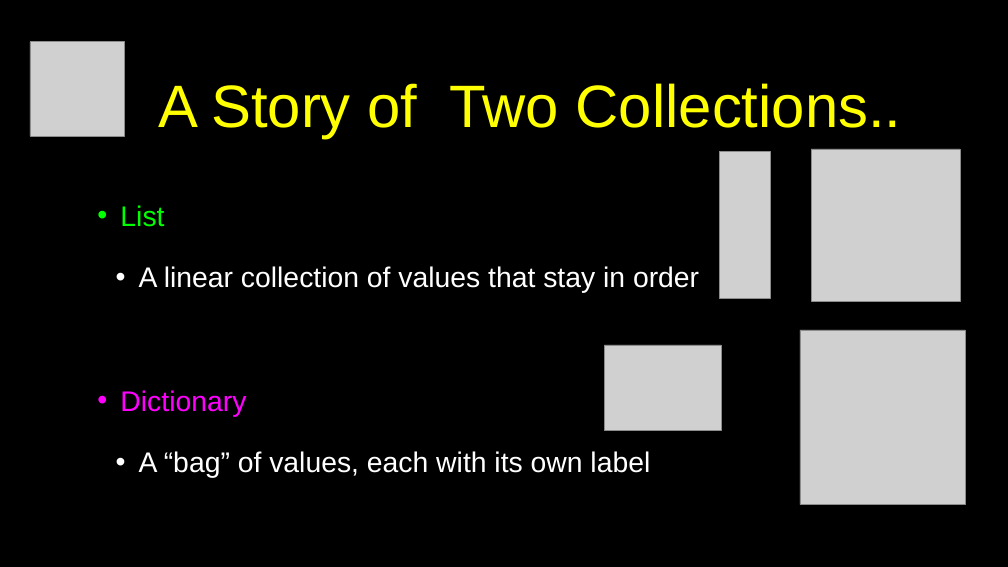
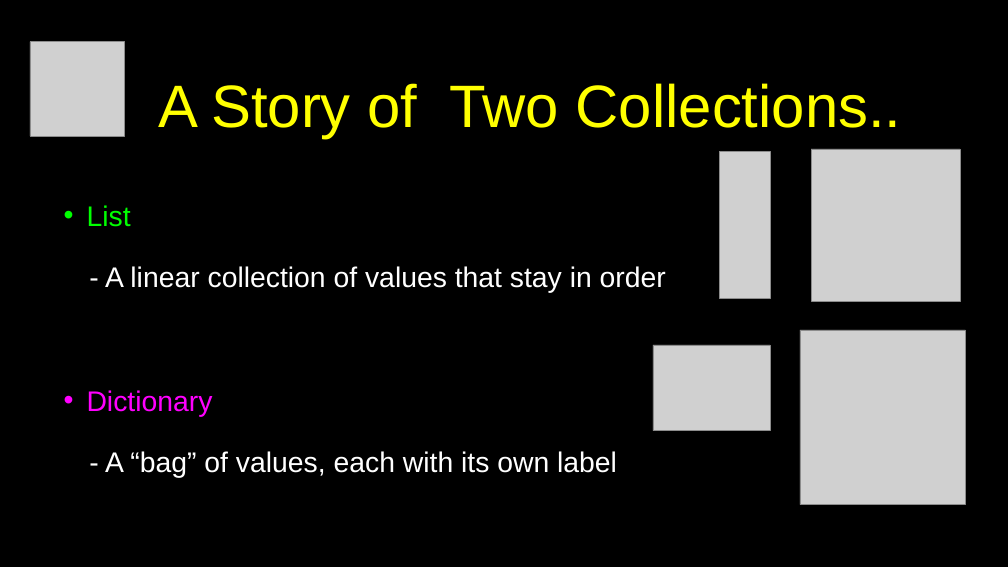
Before and after one commit to csev/py4e, a slide deck: slide 4 of lectures3/Pythonlearn-09-Dictionaries.pptx. Drawn at 1008x567 pixels with LibreOffice and Linux fonts; fonts in the diff are those of the drawing; grey boxes stand for pictures. Boxes give left, top, right and bottom in pixels: in the first picture for what was removed or moved away, otherwise in the second. Text is boxed around its words. In the diff, an @@ line names an element or a change of style, - is before the commit and + after.

```diff
--- a/lectures3/Pythonlearn-09-Dictionaries.pptx
+++ b/lectures3/Pythonlearn-09-Dictionaries.pptx
@@ text "List": place and size @@
-text "List" at bbox=[120, 205, 699, 478]
+text "List" at bbox=[87, 205, 666, 478]
@@ text at bbox=[105, 266, 666, 293]: text changed @@
-  • A linear collection of values that stay in order
+  - A linear collection of values that stay in order
@@ picture: place and size @@
-picture at bbox=[604, 345, 722, 430]
+picture at bbox=[653, 345, 770, 430]
@@ text at bbox=[105, 451, 617, 478]: text changed @@
-  • A “bag” of values, each with its own label
+  - A “bag” of values, each with its own label
```
Also in this commit, not shown: 22 other slides changed, 1 slide removed, 1 other file.
